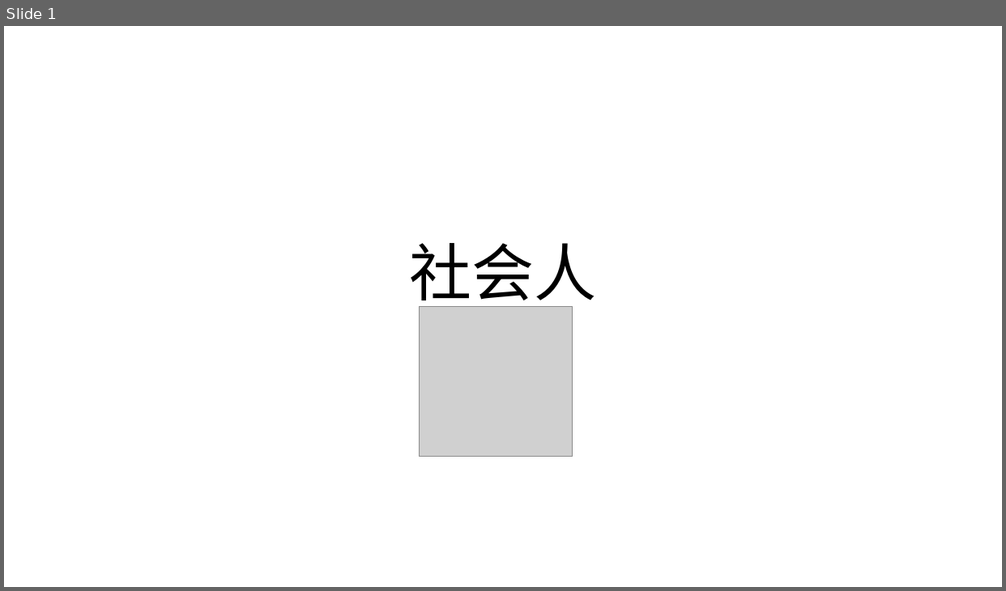
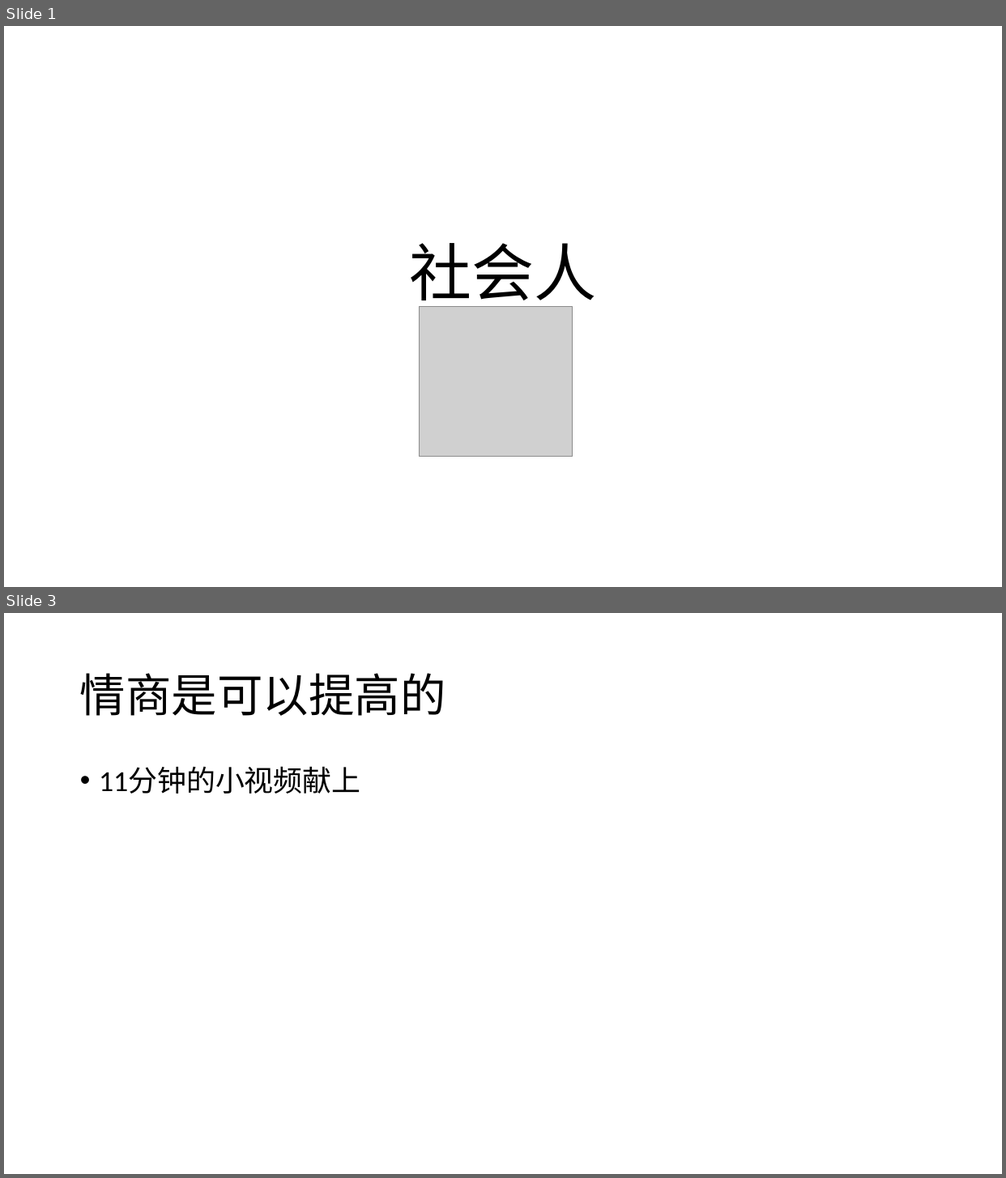
Before and after one commit to Yonahwang/God_with_me, a slide deck: 2018Q2/TGIF/TGIP_June6.pptx. Shown one above the other, each under a label of ours: slide 1 before the commit, slides 1 and 3 after it; the slides between them are not shown. The pictures are 1006x591 and 1006x1178 pixels, drawn with LibreOffice and Linux fonts; fonts in the diff are those of the drawing; grey boxes stand for pictures. Boxes give left, top, right and bottom in pixels: in the first picture for what was removed or moved away, otherwise in the second. Text is boxed around its words. In the diff, an @@ line names an element or a change of style, - is before the commit and + after.

```diff
--- a/2018Q2/TGIF/TGIP_June6.pptx
+++ b/2018Q2/TGIF/TGIP_June6.pptx
@@ slide 3 added at <box>4,613,1002,1174</box>, background #FFFFFF @@
@@ title added at <box>80,673,446,716</box>, 44 pt, text #000000 @@
+情商是可以提高的
@@ text added at <box>99,767,360,794</box>, 28 pt, text #000000 @@
+• 11分钟的小视频献上
```
Also in this commit, not shown: 10 other slides added, 1 slide removed, 9 other files.
